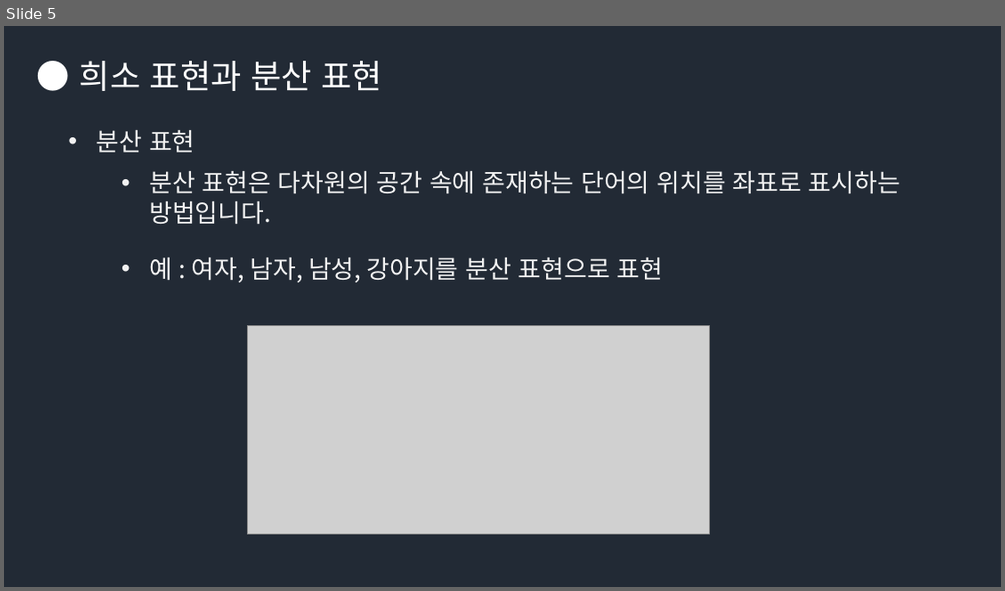
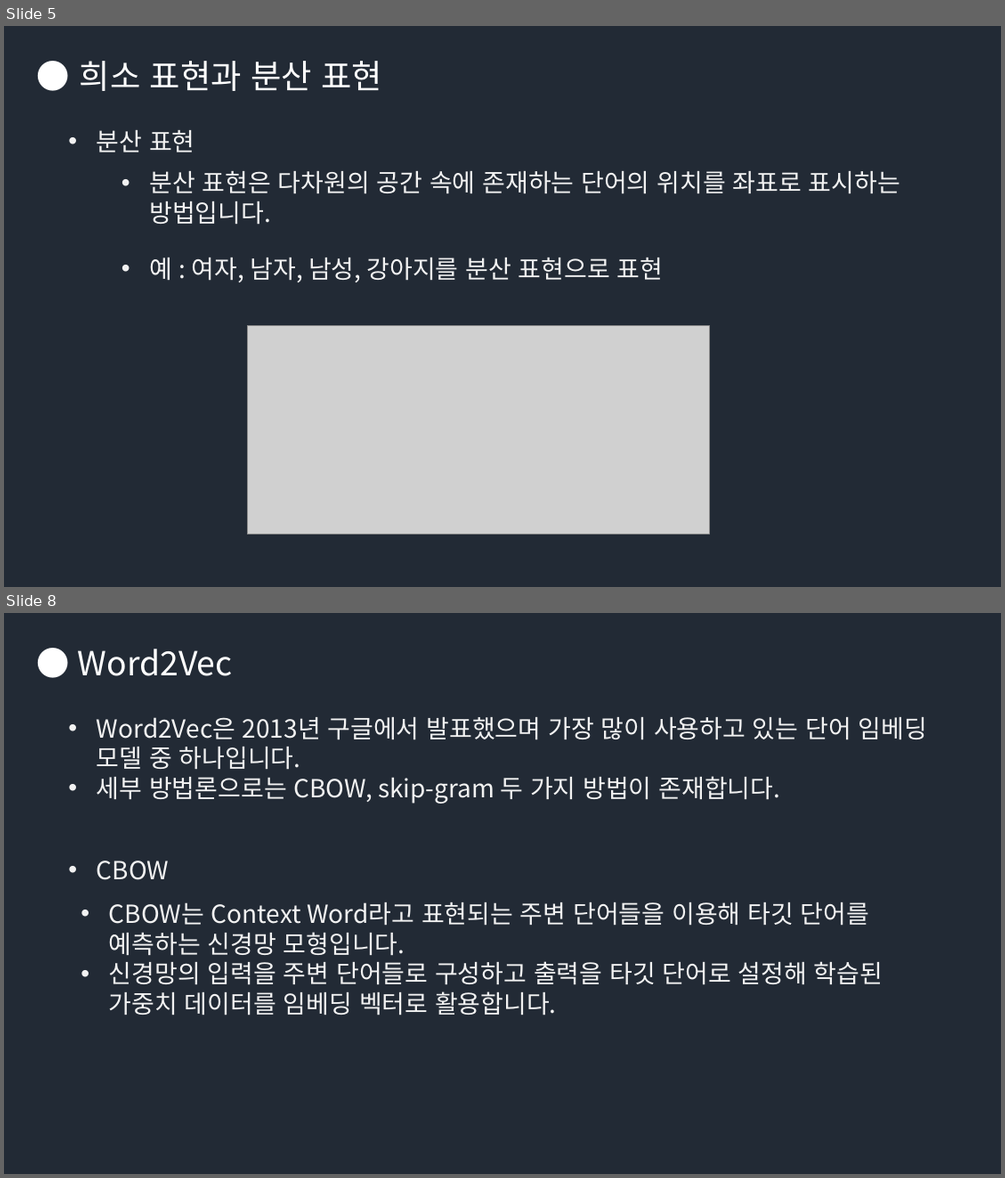
Before and after one commit to Groot-Space/Groot-space.github.io, a slide deck: assets/images/임베딩/임베딩.pptx. Shown one above the other, each under a label of ours: slide 5 before the commit, slides 5 and 8 after it; the slides between them are not shown. The pictures are 1005x591 and 1005x1178 pixels, drawn with LibreOffice and Linux fonts; fonts in the diff are those of the drawing; grey boxes stand for pictures. Boxes give left, top, right and bottom in pixels: in the first picture for what was removed or moved away, otherwise in the second. Text is boxed around its words. In the diff, an @@ line names an element or a change of style, - is before the commit and + after.

```diff
--- a/assets/images/임베딩/임베딩.pptx
+++ b/assets/images/임베딩/임베딩.pptx
@@ slide 8 added at [4, 613, 1001, 1174], background #222A35 @@
@@ text added at [78, 649, 233, 676], 32 pt, text #FFFFFF @@
+● Word2Vec
@@ text added at [97, 717, 927, 803], 24 pt, text #F2F2F2 @@
+• Word2Vec은 2013년 구글에서 발표했으며 가장 많이 사용하고 있는 단어 임베딩 모델 중 하나입니다.
+• 세부 방법론으로는 CBOW, skip-gram 두 가지 방법이 존재합니다.
@@ text added at [97, 860, 169, 880], 24 pt, text #F2F2F2 @@
+• CBOW
@@ text added at [109, 902, 882, 1015], 24 pt, text #F2F2F2 @@
+• CBOW는 Context Word라고 표현되는 주변 단어들을 이용해 타깃 단어를 예측하는 신경망 모형입니다.
+• 신경망의 입력을 주변 단어들로 구성하고 출력을 타깃 단어로 설정해 학습된 가중치 데이터를 임베딩 벡터로 활용합니다.
```
Also in this commit, not shown: 8 other slides added, 19 slides removed, 1 other file.
